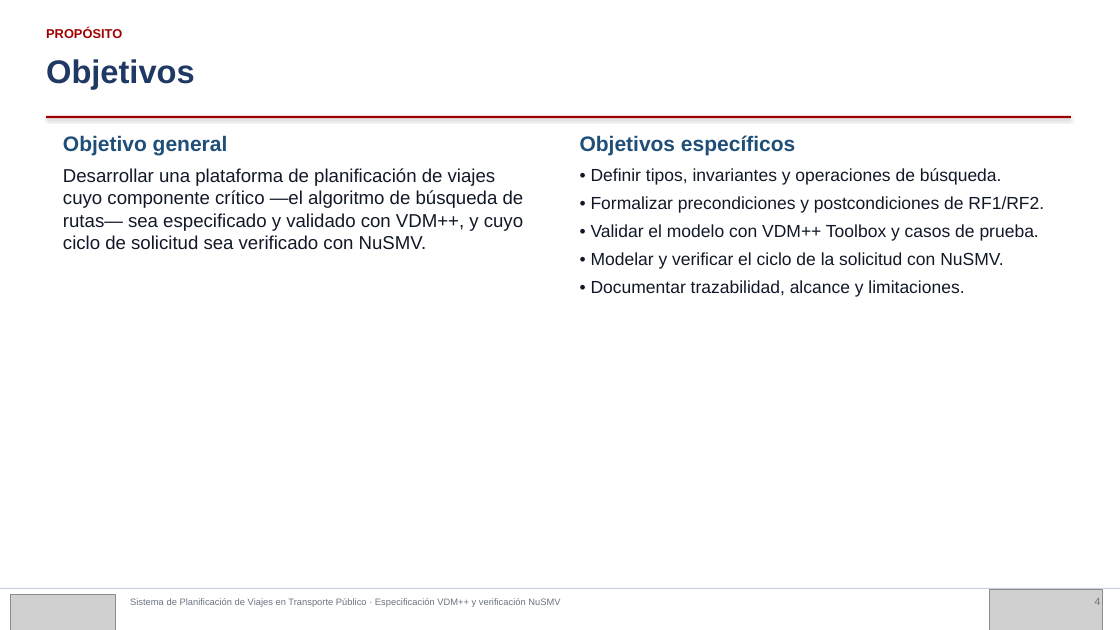
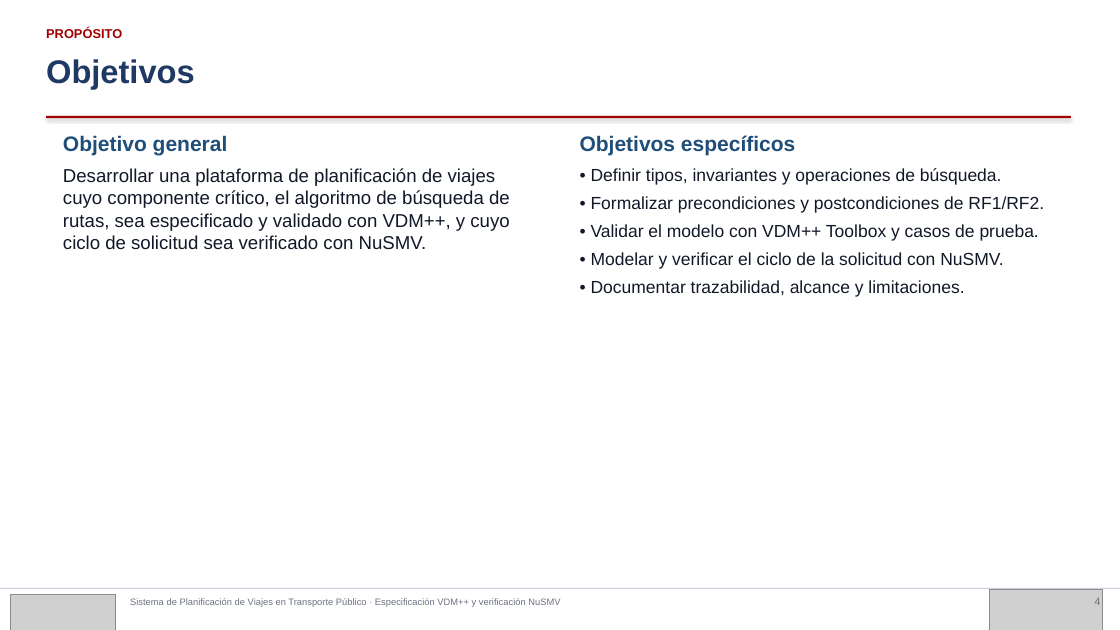
Before and after one commit to EduardoCunoS/trackerAQP, a slide deck: slide 4 of report/Presentacion_Final_AQP.pptx. Drawn at 1120x630 pixels with LibreOffice and Linux fonts; fonts in the diff are those of the drawing; grey boxes stand for pictures. Boxes give left, top, right and bottom in pixels: in the first picture for what was removed or moved away, otherwise in the second. Text is boxed around its words. In the diff, an @@ line names an element or a change of style, - is before the commit and + after.

```diff
--- a/report/Presentacion_Final_AQP.pptx
+++ b/report/Presentacion_Final_AQP.pptx
@@ text at <box>63,168,510,250</box>: text changed @@
-Desarrollar una plataforma de planificación de viajes cuyo componente crítico —el algoritmo de búsqueda de rutas— sea especificado y validado con VDM++, y cuyo ciclo de solicitud sea verificado con NuSMV.
+Desarrollar una plataforma de planificación de viajes cuyo componente crítico, el algoritmo de búsqueda de rutas, sea especificado y validado con VDM++, y cuyo ciclo de solicitud sea verificado con NuSMV.
```
Also in this commit, not shown: 1 other slide changed, 2 other files.
